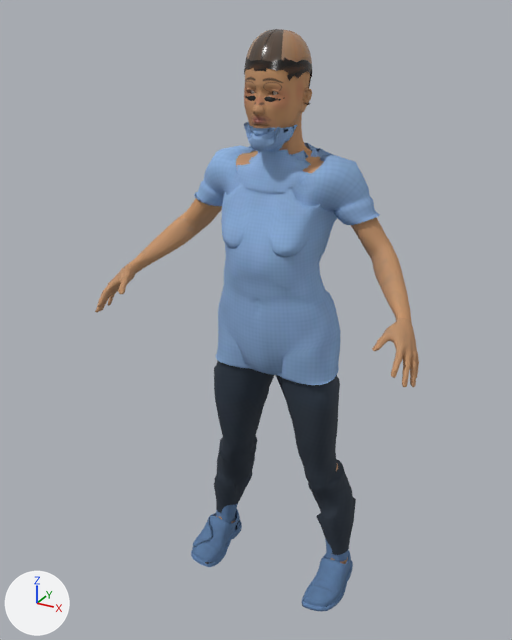
Before and after pictures for a commit that changed the glTF model studio/public/assets/characters/char.remaja-laki/char.remaja-laki.glb.
Rendered twice from a 50 mm lens placed at (0.802, -1.614, 1.609), pointed at (-0.042, -0.08, 0.842). Arrows for +X, +Y and +Z are at lower left; the lights stay in place. The picture after the commit comes second. Vertices at exactly the same position are counted once.

In view in the first picture: 'char.remaja-laki-mesh'.
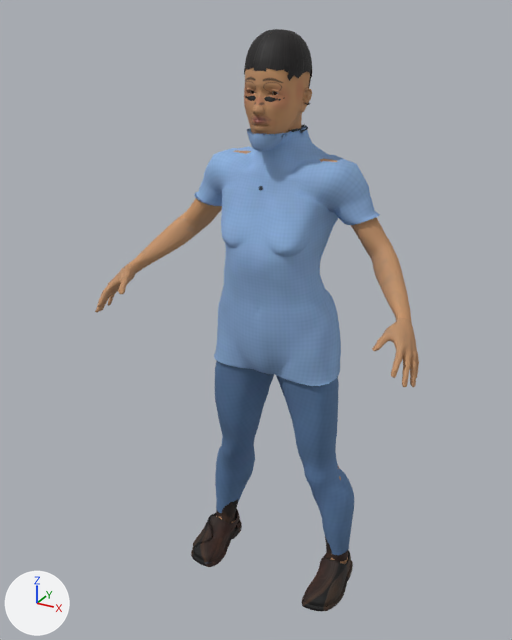
Boxes (x1, y1, x2, y2) around the edits, measured in the pictures (512 x 640 px; the box of a moved part takes in the faces that stretch with it):
'char.remaja-laki-mesh', surface changed, reshaped
    both: (95, 29, 419, 611)
part 1 of me_char_remaja_laki, moved or reshaped
    before: (199, 122, 373, 393)
    after: (199, 124, 372, 393)
part 2 of me_char_remaja_laki, moved or reshaped
    before: (214, 435, 356, 534)
    after: (216, 445, 354, 534)

Patch to the scene script:
```diff
--- a/studio/public/assets/characters/char.remaja-laki/char.remaja-laki.glb.py
+++ b/studio/public/assets/characters/char.remaja-laki/char.remaja-laki.glb.py
@@ img_tex28 @@
+img_tex28 = load_image('tex28', '_unpacked/tex28', 512, 512, 'Non-Color')
@@ img_tex29 @@
+img_tex29 = load_image('tex29', '_unpacked/tex29', 512, 512, 'Non-Color')
@@ img_tex27 @@
+img_tex27 = load_image('tex27', '_unpacked/tex27', 512, 512, 'sRGB')
@@ mat_cloth_pants @@
 n2 = _N.new('ShaderNodeTexImage'); n2.name = 'Image Texture'
-n2.image = img_tex6
+n2.image = img_tex9
 n3 = _N.new('ShaderNodeSeparateColor'); n3.name = 'Separate Color'
 n4 = _N.new('ShaderNodeTexImage'); n4.name = 'Image Texture.001'
-n4.image = img_tex7
+n4.image = img_tex10
 n5 = _N.new('ShaderNodeNormalMap'); n5.name = 'Normal Map'
@@ mat_cloth_pants @@
 n6 = _N.new('ShaderNodeTexImage'); n6.name = 'Image Texture.002'
-n6.image = img_tex8
+n6.image = img_tex11
 _L.new(n0.outputs[0], n1.inputs[0])  # 'BSDF' to 'Surface'
@@ mat_cloth_shoes01 @@
 n2 = _N.new('ShaderNodeTexImage'); n2.name = 'Image Texture'
-n2.image = img_tex9
+n2.image = img_tex12
 n3 = _N.new('ShaderNodeSeparateColor'); n3.name = 'Separate Color'
 n4 = _N.new('ShaderNodeTexImage'); n4.name = 'Image Texture.001'
-n4.image = img_tex10
+n4.image = img_tex13
 n5 = _N.new('ShaderNodeNormalMap'); n5.name = 'Normal Map'
@@ mat_cloth_shoes01 @@
 n6 = _N.new('ShaderNodeTexImage'); n6.name = 'Image Texture.002'
-n6.image = img_tex11
+n6.image = img_tex14
 _L.new(n0.outputs[0], n1.inputs[0])  # 'BSDF' to 'Surface'
@@ mat_hair @@
 n4 = _N.new('ShaderNodeTexImage'); n4.name = 'Image Texture'
-n4.image = img_tex24
+n4.image = img_tex27
 n5 = _N.new('ShaderNodeMath'); n5.name = 'Math.002'
@@ mat_hair @@
 n7 = _N.new('ShaderNodeTexImage'); n7.name = 'Image Texture.001'
-n7.image = img_tex25
+n7.image = img_tex28
 n8 = _N.new('ShaderNodeNormalMap'); n8.name = 'Normal Map'
@@ mat_hair @@
 n9 = _N.new('ShaderNodeTexImage'); n9.name = 'Image Texture.002'
-n9.image = img_tex26
+n9.image = img_tex29
 _L.new(n0.outputs[0], n1.inputs[0])  # 'BSDF' to 'Surface'
@@ mat_cloth_shirt_short_trim @@
+mat_cloth_shirt_short_trim = bpy.data.materials.new('cloth-shirt-short-trim')
+# uses the picture img_tex6
+# uses the picture img_tex7
+# uses the picture img_tex8
@@ me_char_remaja_laki @@
 # used by ob_char_remaja_laki_mesh; location = (0.0, 0.0, 0.0)
-me_char_remaja_laki.from_pydata(...)  # 21154 vertices, 41259 faces; spans x -0.45..0.45, y -0.29..0.11, z -0.01..1.57
+me_char_remaja_laki.from_pydata(...)  # 21198 vertices, 41296 faces; spans x -0.45..0.45, y -0.29..0.11, z -0.01..1.57
+# me_char_remaja_laki part 1: 491 vertices moved within x -0.23..0.23, y -0.16..0.1, z 0.67..1.44; 1053 vertices removed from x -0.24..0.24, y -0.16..0.1, z 0.68..1.36; 1097 vertices added at x -0.24..0.24, y -0.16..0.11, z 0.68..1.35
+# me_char_remaja_laki part 2: 70 vertices moved from x -0.23..0.23, y -0.08..0.08, z 0.22..0.39 to x -0.23..0.23, y -0.07..0.07, z 0.21..0.38
 me_char_remaja_laki.materials.append(mat_skin)
@@ me_char_remaja_laki @@
 me_char_remaja_laki.materials.append(mat_hair)
+me_char_remaja_laki.materials.append(mat_cloth_shirt_short_trim)
```
